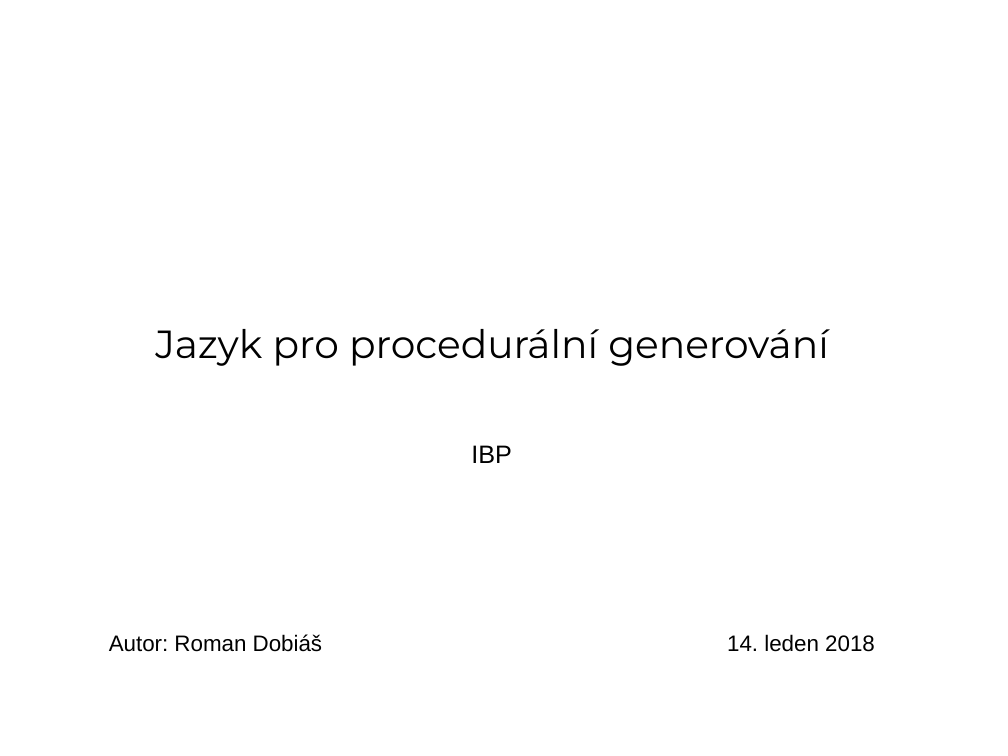
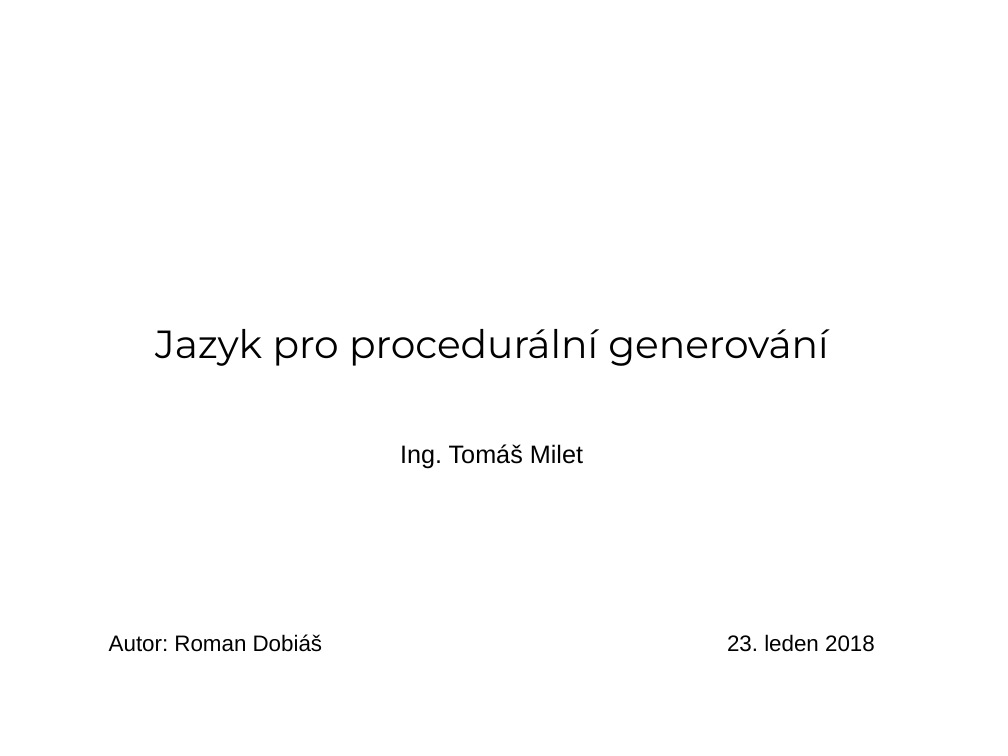
Before and after one commit to Romop5/procgen, a slide deck: slide 1 of doc/obhajoby/zima.pptx. Drawn at 1008x756 pixels with LibreOffice and Linux fonts; fonts in the diff are those of the drawing; background and template pictures are left out. Boxes give left, top, right and bottom in pixels: in the first picture for what was removed or moved away, otherwise in the second. Text is boxed around its words. In the diff, an @@ line names an element or a change of style, - is before the commit and + after.

```diff
--- a/doc/obhajoby/zima.pptx
+++ b/doc/obhajoby/zima.pptx
@@ text at (400,444,583,469): text changed @@
-IBP
+Ing. Tomáš Milet
@@ text at (727,634,875,652): text changed @@
-14. leden 2018
+23. leden 2018
```
Also in this commit, not shown: 5 slides added, 4 slides removed, 12 other files.
